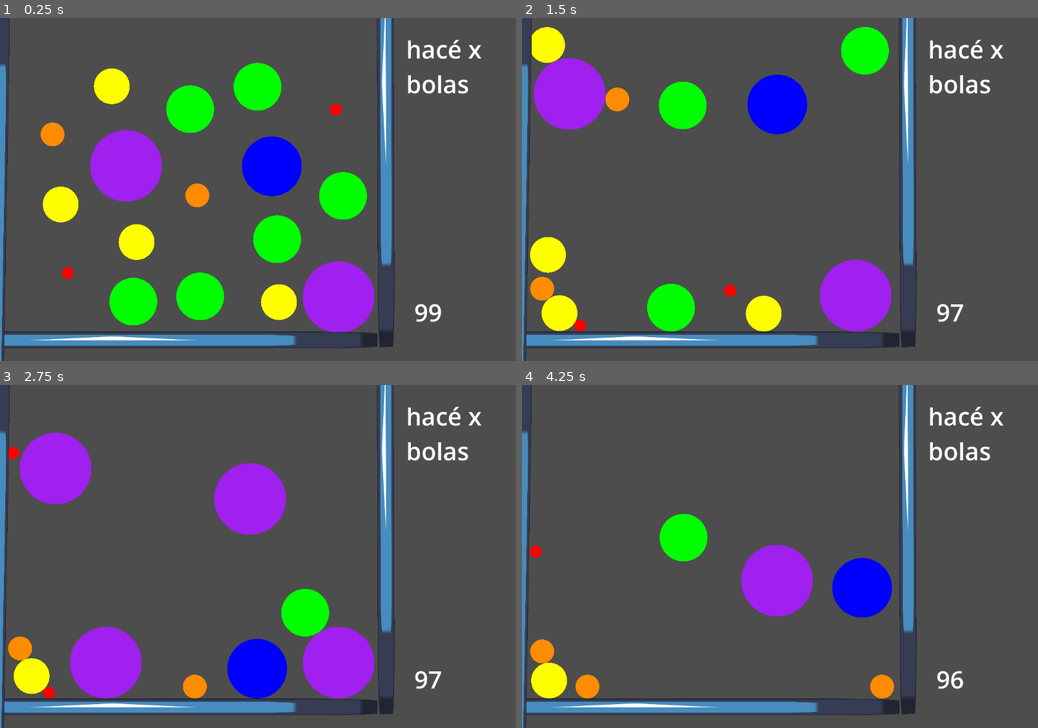
Above: before the commit, frames 1-4 (two rows, left to right).
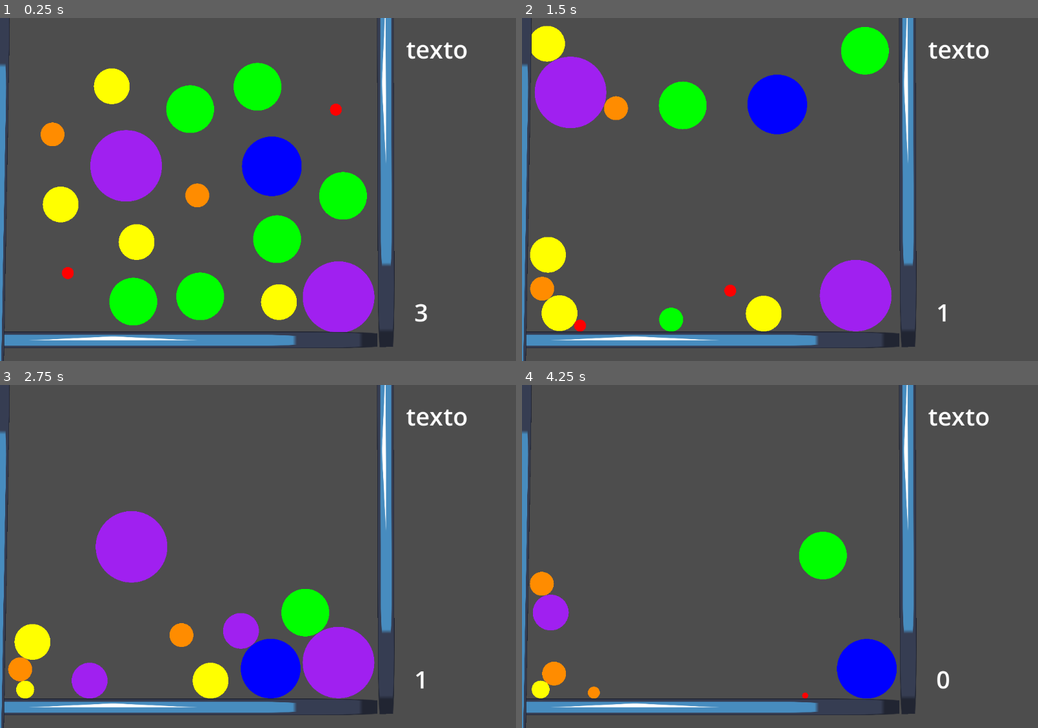
Above: after the commit, the same moments.

Repository: EmpanadaDeAbuela/fusion
Game: Godot game, scene res://Scenes/main.tscn
Two runs of this game, one before a commit and one after it. Both use one fixed random seed, a clock stepped at 60 frames per second and the inputs below. The engine's default icon, where the game draws it, is replaced by a stand-in: a white triangle on a blue panel in a dark square.
Inputs (mouse positions are in pixels of both pictures, inside the frame that each line leads up to):
- Up to frame 1 (0.25 s): no input
- Up to frame 2 (1.5 s): move the mouse to (800, 271) at 0.52 s; click (800, 271) at 0.6 s; move the mouse to (872, 230) at 1.27 s; click (872, 230) at 1.35 s
- Up to frame 3 (2.75 s): move the mouse to (61, 625) at 2.02 s; click (61, 625) at 2.1 s
- Up to frame 4 (4.25 s): move the mouse to (862, 662) at 2.77 s; click (862, 662) at 2.85 s; move the mouse to (764, 546) at 3.52 s; click (764, 546) at 3.6 s

The runs differ from the first frame. In frame 1, 0.8% of the frame differs, in the area x 78-94%, y 6-89%; in frame 2, 2.0%; in frame 3, 13%, in the area x 1-94%, y 6-92%; in frame 4, 10%.
Error before the commit: Invalid assignment of property or key 'modulate' with value of type 'Color' on a base object of type 'Nil'. (res://Scripts/sprite.gd:57)

Commit message:
base del juego

Diff:
--- a/Scenes/main.tscn
+++ b/Scenes/main.tscn
@@ -25,8 +25,7 @@
 offset_bottom = -199.0
 size_flags_horizontal = 0
 theme_override_font_sizes/font_size = 51
-text = "hacé x
-bolas"
+text = "texto"
 
 [node name="Label" type="Label" parent="."]
 offset_left = 327.0
--- a/Scripts/ball.gd
+++ b/Scripts/ball.gd
@@ -16,3 +16,7 @@
 
 func omnidirectionalForce():
 	fision.call_deferred("omnidirectionalForce")
+
+func initBola():
+	$sprite.setComponents()
+	$sprite.setSprite(1)
--- a/Scripts/clickManager.gd
+++ b/Scripts/clickManager.gd
@@ -2,7 +2,7 @@
 
 @onready var label = $"../Label"
 
-var clicks = 99
+var clicks = 3
 
 func _ready() -> void:
 	#SignalManager.connect("clickOnBall", restClicks)
--- a/Scripts/fusionManager.gd
+++ b/Scripts/fusionManager.gd
@@ -10,7 +10,7 @@
 func fusionar(token: int, newPosition:Vector2, type:int):
 
 	if token in pelotas:
-		pelotas = []
+		#pelotas = []
 		#print("el id está en pelotas")
 		instanciarPelotaHija(newPosition, type)
 
@@ -23,16 +23,14 @@
 	var bolaInstancia = bola.instantiate()
 	bolaInstancia.get_node("fision").clickManager = $clickManager
 	bolaInstancia.global_position = newPosition
+
+	bolaInstancia.initBola()
+	#bolaInstancia.get_node("sprite").setComponents()
+	#bolaInstancia.get_node("sprite").setSprite(1)
+
 	if type < 5:
 		bolaInstancia.set_meta("type", type+1)
 	else:
 		bolaInstancia.set_meta("type", 1)
-	bolaInstancia.get_node("sprite").setSprite(1)
 
 	get_parent().call_deferred("add_child", bolaInstancia)
-
-	#await bolaInstancia.ready  # Espera a que esté completamente en escena
-	#bolaInstancia.omnidirectionalForce()
-
-	#print("asterisco se instancia")
-	#bolaInstancia.global_position = global_position
--- a/Scripts/sprite.gd
+++ b/Scripts/sprite.gd
@@ -14,7 +14,7 @@
 #var sprite5 = preload("res://Sprites/Dreamshield.png")
 
 func _ready() -> void:
-	setSprite(0)
+	call_deferred("setSprite", 0)
 
 func agrandar(cant:int):
 	sprite.scale = sprite.scale*cant/2
@@ -61,3 +61,9 @@
 			sprite.modulate = Color.PURPLE
 			#sprite.texture = sprite5
 			agrandar(type+1)
+
+func setComponents():
+	sprite = $"../Sprite2D"
+	collision = $"../collision"
+	explosionRange = $"../explosionRango"
+	area = $"../Area2D"
